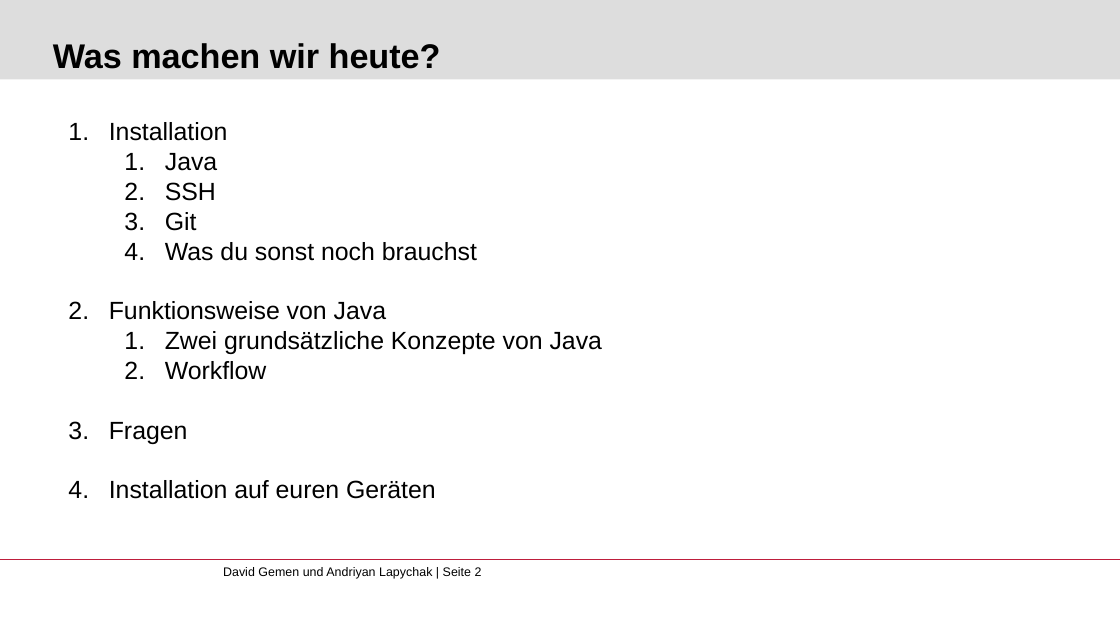
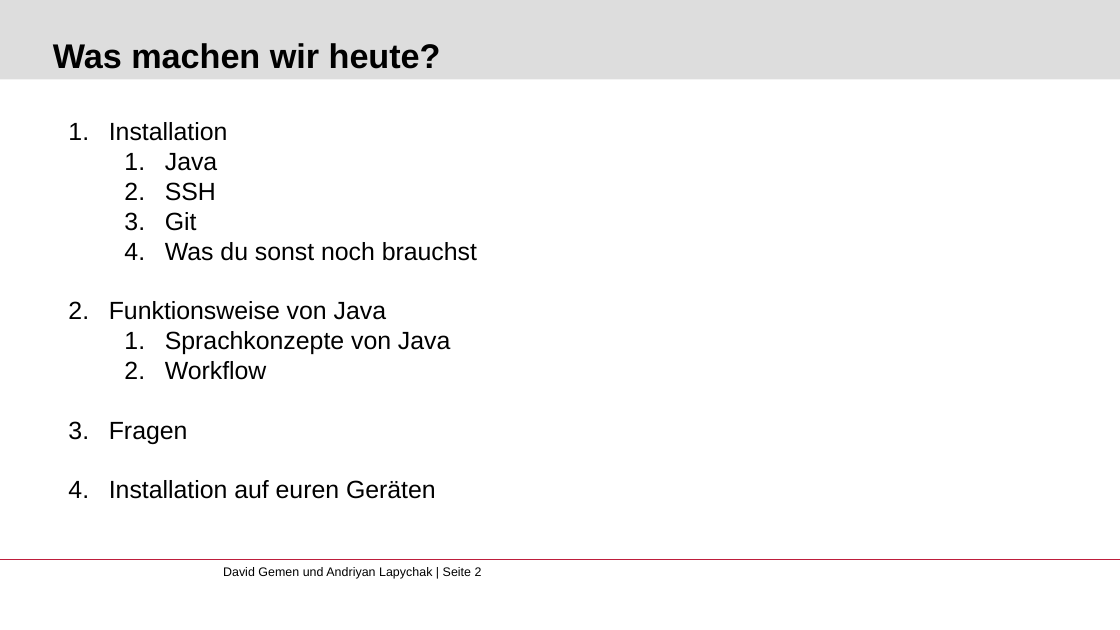
Before and after one commit to gemdav/Programmieren-1-Tutorium, a slide deck: slide 2 of slides/00_installation_introduction.pptx. Drawn at 1120x630 pixels with LibreOffice and Linux fonts; fonts in the diff are those of the drawing; background and template pictures are left out. Boxes give left, top, right and bottom in pixels: in the first picture for what was removed or moved away, otherwise in the second. Text is boxed around its words. In the diff, an @@ line names an element or a change of style, - is before the commit and + after.

```diff
--- a/slides/00_installation_introduction.pptx
+++ b/slides/00_installation_introduction.pptx
@@ text at <box>165,331,450,354</box>: text changed @@
-  1. Zwei grundsätzliche Konzepte von Java
+  1. Sprachkonzepte von Java
```
Also in this commit, not shown: 2 other slides changed, 17 other files.
